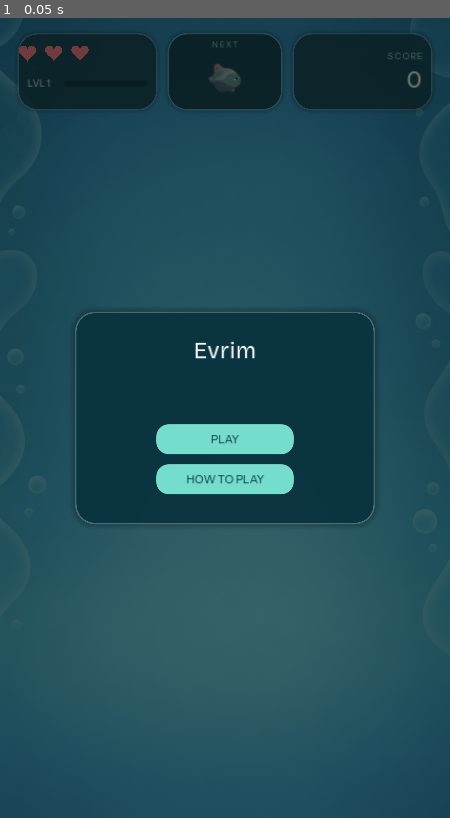
Above: before the commit, frame 1.
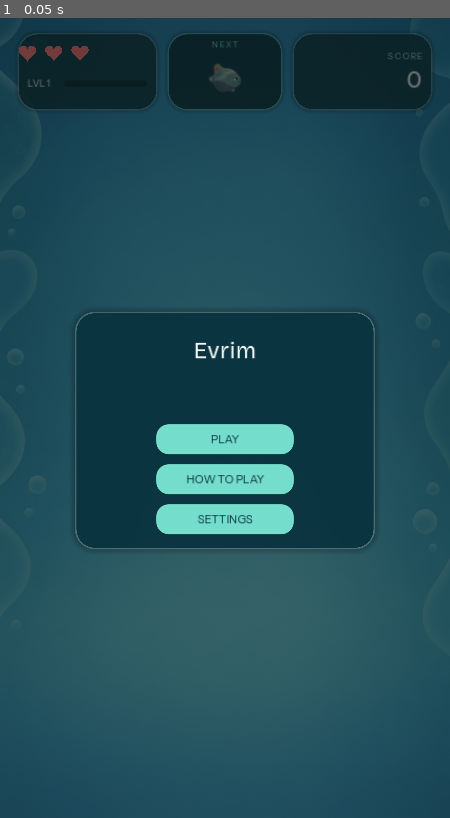
Above: after the commit, the same moment.

Repository: Trend25/Evolution_Game
Game: Godot game, scene res://scenes/Main.tscn
Same seed, same stepped clock (60 frames per second), same inputs: the game is played once before the commit and once after it.
Inputs:
- Up to frame 1 (0.05 s): no input

The runs differ from the first frame. In frame 1, 2.8% of the frame differs, in the area x 16-84%, y 60-67%.

Commit message:
feat: add sound haptics and persistent settings
Co-Authored-By: Claude Sonnet 5 <noreply@anthropic.com>
Claude-Session: https://claude.ai/code/session_01N9tHsh58i3BaywyNuiTqEg

Diff:
--- a/project.godot
+++ b/project.godot
@@ -15,6 +15,7 @@
 LeaderboardService="*res://scripts/leaderboard_service.gd"
 GameManager="*res://scripts/game_manager.gd"
 GameFlow="*res://scripts/game_flow.gd"
+AudioManager="*res://scripts/audio_manager.gd"
 
 [display]
 
--- a/scenes/Main.tscn
+++ b/scenes/Main.tscn
@@ -21,6 +21,7 @@
 [ext_resource type="PackedScene" path="res://scenes/StartScreen.tscn" id="19_startscreen"]
 [ext_resource type="PackedScene" path="res://scenes/PauseScreen.tscn" id="20_pausescreen"]
 [ext_resource type="PackedScene" path="res://scenes/HowToPlayPanel.tscn" id="21_howtoplay"]
+[ext_resource type="PackedScene" path="res://scenes/SettingsPanel.tscn" id="22_settingspanel"]
 
 [sub_resource type="RectangleShape2D" id="RectangleShape2D_wall_left"]
 size = Vector2(20, 1280)
@@ -196,3 +197,6 @@
 
 [node name="HowToPlayPanel" parent="." instance=ExtResource("21_howtoplay")]
 layer = 42
+
+[node name="SettingsPanel" parent="." instance=ExtResource("22_settingspanel")]
+layer = 43
--- a/scenes/PauseScreen.tscn
+++ b/scenes/PauseScreen.tscn
@@ -21,7 +21,7 @@
 offset_left = -240.0
 offset_top = -160.0
 offset_right = 240.0
-offset_bottom = 160.0
+offset_bottom = 200.0
 mouse_filter = 2
 
 [node name="TitleLabel" type="Label" parent="Panel"]
@@ -71,3 +71,15 @@
 offset_bottom = 286.0
 mouse_filter = 2
 text = "RESTART RUN"
+
+[node name="SettingsButton" type="Button" parent="Panel"]
+anchor_left = 0.5
+anchor_top = 0.0
+anchor_right = 0.5
+anchor_bottom = 0.0
+offset_left = -110.0
+offset_top = 302.0
+offset_right = 110.0
+offset_bottom = 350.0
+mouse_filter = 2
+text = "SETTINGS"
--- /dev/null
+++ b/scenes/SettingsPanel.tscn
@@ -0,0 +1,97 @@
+[gd_scene load_steps=2 format=3]
+
+[ext_resource type="Script" path="res://scripts/settings_panel.gd" id="1_settingspanel"]
+
+[node name="SettingsPanel" type="CanvasLayer"]
+script = ExtResource("1_settingspanel")
+
+[node name="Dim" type="ColorRect" parent="."]
+anchor_left = 0.0
+anchor_top = 0.0
+anchor_right = 1.0
+anchor_bottom = 1.0
+color = Color(0, 0, 0, 0.6)
+mouse_filter = 2
+
+[node name="Panel" type="Panel" parent="."]
+anchor_left = 0.5
+anchor_top = 0.5
+anchor_right = 0.5
+anchor_bottom = 0.5
+offset_left = -240.0
+offset_top = -190.0
+offset_right = 240.0
+offset_bottom = 190.0
+mouse_filter = 2
+
+[node name="TitleLabel" type="Label" parent="Panel"]
+anchor_left = 0.0
+anchor_top = 0.0
+anchor_right = 1.0
+anchor_bottom = 0.0
+offset_left = 24.0
+offset_top = 30.0
+offset_right = -24.0
+offset_bottom = 64.0
+horizontal_alignment = 1
+text = "SETTINGS"
+
+[node name="SoundCaption" type="Label" parent="Panel"]
+anchor_left = 0.5
+anchor_top = 0.0
+anchor_right = 0.5
+anchor_bottom = 0.0
+offset_left = -110.0
+offset_top = 90.0
+offset_right = 110.0
+offset_bottom = 114.0
+horizontal_alignment = 1
+text = "SOUND"
+
+[node name="SoundButton" type="Button" parent="Panel"]
+anchor_left = 0.5
+anchor_top = 0.0
+anchor_right = 0.5
+anchor_bottom = 0.0
+offset_left = -70.0
+offset_top = 118.0
+offset_right = 70.0
+offset_bottom = 160.0
+mouse_filter = 2
+text = "ON"
+
+[node name="HapticsCaption" type="Label" parent="Panel"]
+anchor_left = 0.5
+anchor_top = 0.0
+anchor_right = 0.5
+anchor_bottom = 0.0
+offset_left = -110.0
+offset_top = 184.0
+offset_right = 110.0
+offset_bottom = 208.0
+horizontal_alignment = 1
+text = "HAPTICS"
+
+[node name="HapticsButton" type="Button" parent="Panel"]
+anchor_left = 0.5
+anchor_top = 0.0
+anchor_right = 0.5
+anchor_bottom = 0.0
+offset_left = -70.0
+offset_top = 212.0
+offset_right = 70.0
+offset_bottom = 254.0
+mouse_filter = 2
+text = "ON"
+
+[node name="BackButton" type="Button" parent="Panel"]
+anchor_left = 0.5
+anchor_top = 0.0
+anchor_right = 0.5
+anchor_bottom = 0.0
+offset_left = -90.0
+offset_top = 270.0
+offset_right = 90.0
+offset_bottom = 318.0
+mouse_filter = 2
+text = "BACK"
--- a/scenes/StartScreen.tscn
+++ b/scenes/StartScreen.tscn
@@ -21,7 +21,7 @@
 offset_left = -240.0
 offset_top = -170.0
 offset_right = 240.0
-offset_bottom = 170.0
+offset_bottom = 210.0
 mouse_filter = 2
 
 [node name="TitleLabel" type="Label" parent="Panel"]
@@ -59,3 +59,15 @@
 offset_bottom = 292.0
 mouse_filter = 2
 text = "HOW TO PLAY"
+
+[node name="SettingsButton" type="Button" parent="Panel"]
+anchor_left = 0.5
+anchor_top = 0.0
+anchor_right = 0.5
+anchor_bottom = 0.0
+offset_left = -110.0
+offset_top = 308.0
+offset_right = 110.0
+offset_bottom = 356.0
+mouse_filter = 2
+text = "SETTINGS"
--- /dev/null
+++ b/scripts/audio_manager.gd
@@ -0,0 +1,227 @@
+extends Node
+## AudioManager -- feat: add sound haptics and persistent settings. Autoload.
+## Oyuna sakin, tatmin edici ses/titreşim geri bildirimi ekleyen TEK merkezi
+## kaynak. %60 Soft Indie + %30 Cozy Oddball + %10 Graphic Arcade -- çocuksu,
+## aşırı parlak, casino benzeri veya rahatsız edici ses YOK. Skor/XP
+## ekonomisi, merge sonucu, chain süresi, spawn/cooldown/bonus ihtimali,
+## collision/physics, organism görselleri, HUD/NEXT ölçüleri, background
+## HİÇBİR şekilde değiştirilmez -- bu script yalnızca ZATEN var olan
+## sinyalleri DİNLER, kendi ekonomi/zamanlama kararı ASLA vermez.
+##
+## Ses kaynağı: tüm WAV dosyaları (assets/audio/) bu ortamda Python'un
+## standart `wave` modülüyle yerel olarak, matematiksel sentezle (sinüs
+## dalgaları + üstel zarf) üretildi -- HARİCİ/TELİFLİ hiçbir asset
+## kullanılmadı. Üretim betiği ve lisans/kaynak durumu final raporda
+## açıkça belirtilir.
+##
+## Havuz mimarisi: AYRI bir AudioStreamPlayer havuzu (round-robin) kullanılır
+## ki hızlı art arda merge'lerde sesler birbirini KESMESİN (her çalma yeni/
+## boş bir player'a gider, önceki hâlâ çalıyor olsa bile kesilmez). Runtime'da
+## AĞIR ses üretimi YAPILMAZ -- tüm WAV'lar önceden, offline üretildi ve
+## yalnızca AudioStreamWAV olarak yüklenip oynatılır.
+
+const SETTINGS_PATH: String = "user://settings.cfg"
+const SFX_POOL_SIZE: int = 8
+
+const MERGE_PITCH_BASE: float = 1.0
+const MERGE_PITCH_PER_STAGE: float = 0.025
+const MERGE_PITCH_MAX: float = 1.25
+const CHAIN_PITCH_BASE: float = 1.0
+const CHAIN_PITCH_PER_STEP: float = 0.06
+const CHAIN_PITCH_MAX: float = 1.3
+
+const HAPTIC_DROP_MS: int = 11
+const HAPTIC_MERGE_MS: int = 20
+const HAPTIC_BONUS_MS: int = 30
+const HAPTIC_LEVEL_UP_MS: int = 32
+const HAPTIC_GAME_OVER_MS: int = 45
+
+## QA amaçlı sayaç/signal -- SADECE test/doğrulama için. Hiçbir üretim
+## davranışını (hangi sesin çalacağını, ne zaman çalacağını) ETKİLEMEZ;
+## yalnızca zaten gerçekleşen play/haptic çağrılarını DIŞARI bildirir.
+## sound_enabled=false iken _play() erken çıktığından bu sinyal hiç
+## yayınlanmaz -- "Sound OFF sonrası hiçbir ses yok" QA kontrolü bunu
+## doğrudan bu sinyalin hiç tetiklenmediğini gözlemleyerek yapabilir.
+signal qa_sound_played(event_name: String)
+signal qa_haptic_triggered(event_name: String, duration_ms: int)
+
+var sound_enabled: bool = true
+var haptics_enabled: bool = true
+
+var _sfx_pool: Array[AudioStreamPlayer] = []
+var _pool_index: int = 0
+var _streams: Dictionary = {}
+
+func _ready() -> void:
+	process_mode = Node.PROCESS_MODE_ALWAYS  # Pause ekranındaki UI sesleri de çalışabilsin
+	_load_streams()
+	_build_pool()
+	_load_settings()
+	GameManager.organism_merged.connect(_on_organism_merged)
+	GameManager.level_up.connect(_on_level_up)
+	GameManager.game_over_ready.connect(_on_game_over_ready)
+	GameManager.run_reset.connect(_on_run_reset)
+	GameFlow.pause_state_changed.connect(_on_pause_state_changed)
+
+func _load_streams() -> void:
+	var names: Array[String] = [
+		"ui_tick", "drop", "merge", "bonus_shimmer", "fish_complete",
+		"chain", "level_up", "game_over", "start_retry", "pause", "resume",
+	]
+	for n in names:
+		var path: String = "res://assets/audio/%s.wav" % n
+		if ResourceLoader.exists(path):
+			_streams[n] = load(path)
+
+func _build_pool() -> void:
+	for i in range(SFX_POOL_SIZE):
+		var player := AudioStreamPlayer.new()
+		player.process_mode = Node.PROCESS_MODE_ALWAYS
+		player.bus = "Master"
+		add_child(player)
+		_sfx_pool.append(player)
+
+# -----------------------------------------------------------------------
+# Ayarlar kalıcılığı (user://settings.cfg) -- Varsayılan: Sound ON, Haptics ON
+# -----------------------------------------------------------------------
+
+func _load_settings() -> void:
+	var cfg := ConfigFile.new()
+	var err: int = cfg.load(SETTINGS_PATH)
+	if err == OK:
+		sound_enabled = bool(cfg.get_value("audio", "sound_enabled", true))
+		haptics_enabled = bool(cfg.get_value("audio", "haptics_enabled", true))
+	else:
+		sound_enabled = true
+		haptics_enabled = true
+
+func _save_settings() -> void:
+	var cfg := ConfigFile.new()
+	cfg.set_value("audio", "sound_enabled", sound_enabled)
+	cfg.set_value("audio", "haptics_enabled", haptics_enabled)
+	cfg.save(SETTINGS_PATH)
+
+## Settings panelinden çağrılır -- Sound OFF TÜM oyun/UI seslerini susturur.
+func set_sound_enabled(value: bool) -> void:
+	sound_enabled = value
+	_save_settings()
+
+## Settings panelinden çağrılır -- Haptics OFF TÜM titreşimleri durdurur.
+func set_haptics_enabled(value: bool) -> void:
+	haptics_enabled = value
+	_save_settings()
+
+# -----------------------------------------------------------------------
+# Merkezi çalma yardımcıları
+# -----------------------------------------------------------------------
+
+## Havuzdaki bir sonraki (round-robin) player'ı kullanır -- hızlı art arda
+## çağrılarda önceki ses ASLA kesilmez, her çağrı kendi player'ında çalar.
+func _play(event_name: String, pitch: float = 1.0) -> void:
+	if not sound_enabled:
+		return
+	var stream: AudioStream = _streams.get(event_name)
+	if stream == null:
+		return
+	var player: AudioStreamPlayer = _sfx_pool[_pool_index]
+	_pool_index = (_pool_index + 1) % _sfx_pool.size()
+	player.stream = stream
+	player.pitch_scale = pitch
+	player.play()
+	qa_sound_played.emit(event_name)
+
+## Game Over / Retry sırasında aktif kalmış olabilecek herhangi bir SFX'i
+## durdurur -- tüm seslerimiz zaten kısa tek-atımlık (one-shot) olduğundan
+## normalde gereksizdir, ama bu iki geçiş noktasında ek güvence olarak eklendi.
+func _stop_all_players() -> void:
+	for p in _sfx_pool:
+		if p.playing:
+			p.stop()
+
+func _haptic(event_name: String, duration_ms: int) -> void:
+	if not haptics_enabled:
+		return
+	Input.vibrate_handheld(duration_ms)  # Godot: desteklenmeyen platformlarda (desktop/web) güvenli no-op
+	qa_haptic_triggered.emit(event_name, duration_ms)
+
+# -----------------------------------------------------------------------
+# Genel navigasyon sesi -- yalnızca "özel" bir sesi olmayan düğmelerde
+# kullanılır (How to Play aç/kapat, Settings aç/kapat, Sound/Haptics toggle).
+# Play/Retry/Resume/Pause/RestartRun gibi düğmeler KENDİ özel seslerini zaten
+# aşağıdaki sinyal bağlantıları üzerinden alır -- "aynı olay için ses
+# yalnızca bir kez çalmalı" kuralı gereği bunlara AYRICA tick eklenmez.
+# -----------------------------------------------------------------------
+func play_ui_tick() -> void:
+	_play("ui_tick")
+
+# -----------------------------------------------------------------------
+# Oyun içi (gameplay) tetikleyiciler -- yalnızca GameFlow.State.PLAYING
+# sırasında çalar: Pause/Start/HowToPlay/Settings/GameOver ekranları
+# açıkken (get_tree().paused=true olduğu durumlarda) fizik zaten
+# ilerlemediğinden bu sinyaller doğal olarak ateşlenmez, ama bu ek kontrol
+# "gameplay sesleri pause sırasında ilerlemez" garantisini açıkça sağlar.
+# -----------------------------------------------------------------------
+
+func play_drop() -> void:
+	if GameFlow.current_state != GameFlow.State.PLAYING:
+		return
+	_play("drop")
+	_haptic("drop", HAPTIC_DROP_MS)
+
+## GameManager.organism_merged(position, merged_stage_id, is_bonus, awarded_score, score_awarded)
+## score_awarded=true  -> gerçek evrim/tier-büyüme merge'i (normal veya bonus)
+## score_awarded=false -> YALNIZCA Balık parça tamamlanması (bkz. organism.gd
+##                         _perform_fish_part_merge) -- merge sesi DEĞİL, ayrı
+##                         bir "fish complete" sesi çalar.
+func _on_organism_merged(_position: Vector2, merged_stage_id: int, is_bonus: bool, _awarded_score: int, score_awarded: bool) -> void:
+	if GameFlow.current_state != GameFlow.State.PLAYING:
+		return
+	if not score_awarded:
+		_play("fish_complete")
+		_haptic("fish_complete", HAPTIC_MERGE_MS)
+		return
+	var pitch: float = clamp(MERGE_PITCH_BASE + float(merged_stage_id) * MERGE_PITCH_PER_STAGE, MERGE_PITCH_BASE, MERGE_PITCH_MAX)
+	_play("merge", pitch)
+	if is_bonus:
+		_play("bonus_shimmer")
+	_haptic("merge", HAPTIC_BONUS_MS if is_bonus else HAPTIC_MERGE_MS)
+
+## chain_toast.gd, kendi zaten hesapladığı chain sayacı count>=2 olup toast'ı
+## gösterdiği ANDA bunu çağırır (bkz. o dosyadaki _show_chain). Chain
+## sayısının/zamanlama penceresinin hesaplanmasına bu fonksiyon HİÇ karışmaz,
+## yalnızca zaten alınmış kararı sese çevirir.
+func play_chain(count: int) -> void:
+	if GameFlow.current_state != GameFlow.State.PLAYING:
+		return
+	var pitch: float = clamp(CHAIN_PITCH_BASE + float(count - 2) * CHAIN_PITCH_PER_STEP, CHAIN_PITCH_BASE, CHAIN_PITCH_MAX)
+	_play("chain", pitch)
+
+func _on_level_up(_new_level: int, _unlocked_reward_id: String) -> void:
+	_play("level_up")
+	_haptic("level_up", HAPTIC_LEVEL_UP_MS)
+
+## GameManager.game_over_ready(final_stats) -- run_reset ile AYNI anda asla
+## tetiklenmez (bkz. game_manager.gd), bu yüzden burada da stop_all sonrası
+## tek bir çağrı yeterlidir.
+func _on_game_over_ready(_final_stats: Dictionary) -> void:
+	_stop_all_players()
+	_play("game_over")
+	_haptic("game_over", HAPTIC_GAME_OVER_MS)
+
+## GameManager.run_reset -- hem Start ekranının PLAY'i hem Pause'un
+## RESTART RUN'ı hem Game Over'ın "Play again"i BURAYA, TEK bir merkezi
+## reset_run() çağrısı üzerinden ulaşır (bkz. game_flow.gd yorumu) --
+## "Play/Retry" için ayrı ayrı üç kopya tetikleyici EKLENMEDİ.
+func _on_run_reset() -> void:
+	_stop_all_players()
+	_play("start_retry")
+
+## Yalnızca GameFlow'un MENÜ amaçlı (Start/Pause) duraklatmasında yayınlanır
+## -- Game Over'ın kendi duraklatması bunu tetiklemez (zaten kendi
+## game_over/game_over_ready sesine sahip). Bu, "Pause/Resume: çok hafif
+## geri bildirim" maddesinin TEK ve doğru tetikleme noktasıdır.
+func _on_pause_state_changed(is_paused: bool) -> void:
+	if is_paused:
+		_play("pause")
+	else:
+		_play("resume")
--- a/scripts/chain_toast.gd
+++ b/scripts/chain_toast.gd
@@ -96,6 +96,7 @@
 		_pause_started_ms = -1
 
 func _show_chain(count: int) -> void:
+	AudioManager.play_chain(count)  # feat: add sound haptics -- SADECE ses; chain sayısı/penceresi hesabına dokunmaz, zaten alınmış karar sese çevrilir
 	if _active_tween != null and _active_tween.is_valid():
 		_active_tween.kill()
 	_label.text = "CHAIN ×%d" % count
--- a/scripts/game_flow.gd
+++ b/scripts/game_flow.gd
@@ -17,7 +17,7 @@
 ## GameManager.reset_run() fonksiyonunu çağırır -- reset/skor/XP mantığı
 ## KOPYALANMAZ, ikisi de run_reset sinyaliyle buraya PLAYING durumuna geçer.
 
-enum State { START, PLAYING, PAUSED, HOW_TO_PLAY, GAME_OVER }
+enum State { START, PLAYING, PAUSED, HOW_TO_PLAY, GAME_OVER, SETTINGS }
 
 signal state_changed(new_state: int)
 ## Yalnızca BU script'in menü amaçlı (Start/Pause) duraklatma geçişlerinde
@@ -29,6 +29,7 @@
 
 var current_state: int = State.START
 var _how_to_play_return_state: int = State.START
+var _settings_return_state: int = State.START  # feat: add sound haptics and persistent settings -- How to Play'deki _how_to_play_return_state ile AYNI desen
 
 func _ready() -> void:
 	process_mode = Node.PROCESS_MODE_ALWAYS  # Pause/Start sırasında da Android Back/Escape işlensin
@@ -55,6 +56,8 @@
 	match current_state:
 		State.HOW_TO_PLAY:
 			close_how_to_play()
+		State.SETTINGS:
+			close_settings()  # feat: add sound haptics and persistent settings -- How to Play ile AYNI öncelik katmanı: açık panel varsa önce o kapanır
 		State.PAUSED:
 			resume()
 		State.PLAYING:
@@ -113,6 +116,22 @@
 		return
 	_set_state(_how_to_play_return_state)
 
+## Settings -- yalnızca Start veya Pause'dan açılabilir; kapanınca geldiği
+## ekrana (Start ya da Pause) döner. open_how_to_play()/close_how_to_play()
+## ile BİREBİR AYNI desen -- arka planda oyunu YENİDEN BAŞLATMAZ (reset_run()
+## burada da ASLA çağrılmaz). Oynanış/skor/XP/spawn/bonus/collision/physics
+## EKONOMİSİNE dokunmaz, yalnızca akış durumunu değiştirir.
+func open_settings() -> void:
+	if current_state != State.START and current_state != State.PAUSED:
+		return
+	_settings_return_state = current_state
+	_set_state(State.SETTINGS)
+
+func close_settings() -> void:
+	if current_state != State.SETTINGS:
+		return
+	_set_state(_settings_return_state)
+
 ## GameManager.run_reset (0 argümanlı) -- hem Pause'un "Restart Run" hem de
 ## Game Over'ın "Play again" düğmesi buraya reset_run() üzerinden ulaşır.
 ## reset_run() get_tree().paused'ı ZATEN false yapar; burada yalnızca akış
--- a/scripts/how_to_play_panel.gd
+++ b/scripts/how_to_play_panel.gd
@@ -20,6 +20,7 @@
 	visible = false
 	_apply_style()
 	_close_button.pressed.connect(_on_close_pressed)
+	_close_button.pressed.connect(AudioManager.play_ui_tick)  # feat: add sound haptics -- genel navigasyon tıkı
 	GameFlow.state_changed.connect(_on_state_changed)
 
 func _on_state_changed(new_state: int) -> void:
--- a/scripts/pause_screen.gd
+++ b/scripts/pause_screen.gd
@@ -12,6 +12,7 @@
 @onready var _resume_button: Button = $Panel/ResumeButton
 @onready var _how_to_play_button: Button = $Panel/HowToPlayButton
 @onready var _restart_button: Button = $Panel/RestartButton
+@onready var _settings_button: Button = $Panel/SettingsButton
 
 func _ready() -> void:
 	process_mode = Node.PROCESS_MODE_ALWAYS  # get_tree().paused = true iken de düğmeler çalışsın
@@ -19,7 +20,10 @@
 	_apply_style()
 	_resume_button.pressed.connect(_on_resume_pressed)
 	_how_to_play_button.pressed.connect(_on_how_to_play_pressed)
+	_how_to_play_button.pressed.connect(AudioManager.play_ui_tick)  # feat: add sound haptics -- genel navigasyon tıkı (Resume/Restart Run'ın kendi özel sesleri var, burada TEKRAR eklenmez)
 	_restart_button.pressed.connect(_on_restart_pressed)
+	_settings_button.pressed.connect(_on_settings_pressed)
+	_settings_button.pressed.connect(AudioManager.play_ui_tick)
 	GameFlow.state_changed.connect(_on_state_changed)
 
 func _on_state_changed(new_state: int) -> void:
@@ -34,6 +38,9 @@
 func _on_restart_pressed() -> void:
 	GameFlow.restart_run()
 
+func _on_settings_pressed() -> void:
+	GameFlow.open_settings()
+
 func _apply_style() -> void:
 	$Panel.add_theme_stylebox_override("panel", HUDTheme.make_summary_panel_stylebox())
 	HUDTheme.style_label(_title_label, HUDTheme.make_spaced_variation(HUDTheme.FONT_UI, 3), 22, HUDTheme.TEXT_PRIMARY)
@@ -41,6 +48,7 @@
 	_style_button(_resume_button, "RESUME")
 	_style_button(_how_to_play_button, "HOW TO PLAY")
 	_style_button(_restart_button, "RESTART RUN")
+	_style_button(_settings_button, "SETTINGS")
 
 func _style_button(button: Button, label_text: String) -> void:
 	button.text = label_text
--- /dev/null
+++ b/scripts/settings_panel.gd
@@ -0,0 +1,72 @@
+extends CanvasLayer
+class_name SettingsPanel
+## SettingsPanel -- feat: add sound haptics and persistent settings. Start ve
+## Pause akışından açılabilen küçük bir ayar paneli: SOUND ON/OFF, HAPTICS
+## ON/OFF, BACK. GameFlow.State.SETTINGS iken görünür; kapanınca açıldığı
+## ekrana (Start ya da Pause) döner -- HowToPlayPanel'in kapanış deseniyle
+## BİREBİR aynı (bkz. game_flow.gd open_settings/close_settings). Oyun
+## mantığına DOKUNMAZ -- yalnızca AudioManager.sound_enabled/haptics_enabled
+## bayraklarını okur/değiştirir. Mevcut HUD panel ölçülerine dokunmaz.
+
+@onready var _title_label: Label = $Panel/TitleLabel
+@onready var _sound_caption: Label = $Panel/SoundCaption
+@onready var _sound_button: Button = $Panel/SoundButton
+@onready var _haptics_caption: Label = $Panel/HapticsCaption
+@onready var _haptics_button: Button = $Panel/HapticsButton
+@onready var _back_button: Button = $Panel/BackButton
+
+func _ready() -> void:
+	process_mode = Node.PROCESS_MODE_ALWAYS  # Start/Pause'dan açıldığında dünya duraklı olsa da çalışsın
+	visible = false
+	_apply_style()
+	_sound_button.pressed.connect(_on_sound_pressed)
+	_haptics_button.pressed.connect(_on_haptics_pressed)
+	_back_button.pressed.connect(_on_back_pressed)
+	GameFlow.state_changed.connect(_on_state_changed)
+
+func _on_state_changed(new_state: int) -> void:
+	visible = new_state == GameFlow.State.SETTINGS
+	if visible:
+		_refresh_labels()
+
+func _refresh_labels() -> void:
+	_sound_button.text = "ON" if AudioManager.sound_enabled else "OFF"
+	_haptics_button.text = "ON" if AudioManager.haptics_enabled else "OFF"
+
+func _on_sound_pressed() -> void:
+	AudioManager.set_sound_enabled(not AudioManager.sound_enabled)
+	AudioManager.play_ui_tick()
+	_refresh_labels()
+
+func _on_haptics_pressed() -> void:
+	AudioManager.set_haptics_enabled(not AudioManager.haptics_enabled)
+	AudioManager.play_ui_tick()
+	_refresh_labels()
+
+func _on_back_pressed() -> void:
+	AudioManager.play_ui_tick()
+	GameFlow.close_settings()
+
+func _apply_style() -> void:
+	$Panel.add_theme_stylebox_override("panel", HUDTheme.make_summary_panel_stylebox())
+	HUDTheme.style_label(_title_label, HUDTheme.make_spaced_variation(HUDTheme.FONT_UI, 3), 20, HUDTheme.MINT_ACCENT)
+	_title_label.text = "SETTINGS"
+	HUDTheme.style_label(_sound_caption, HUDTheme.FONT_UI, 16, HUDTheme.TEXT_PRIMARY)
+	_sound_caption.text = "SOUND"
+	HUDTheme.style_label(_haptics_caption, HUDTheme.FONT_UI, 16, HUDTheme.TEXT_PRIMARY)
+	_haptics_caption.text = "HAPTICS"
+	_style_button(_sound_button)
+	_style_button(_haptics_button)
+	_style_button(_back_button)
+	_back_button.text = "BACK"
+
+func _style_button(button: Button) -> void:
+	button.add_theme_stylebox_override("normal", HUDTheme.make_button_stylebox(false))
+	button.add_theme_stylebox_override("hover", HUDTheme.make_button_stylebox(false))
+	button.add_theme_stylebox_override("pressed", HUDTheme.make_button_stylebox(true))
+	button.add_theme_stylebox_override("focus", HUDTheme.make_button_stylebox(false))
+	button.add_theme_color_override("font_color", HUDTheme.BUTTON_TEXT_DARK)
+	button.add_theme_color_override("font_hover_color", HUDTheme.BUTTON_TEXT_DARK)
+	button.add_theme_color_override("font_pressed_color", HUDTheme.BUTTON_TEXT_DARK)
+	button.add_theme_font_override("font", HUDTheme.FONT_UI)
+	button.add_theme_font_size_override("font_size", 18)
--- a/scripts/spawner.gd
+++ b/scripts/spawner.gd
@@ -106,6 +106,7 @@
 	# için; collision/spawn/cooldown/bonus mantığına dokunmaz, zaten hesaplanmış
 	# is_bonus'u dışarı taşır.
 	organism_dropped.emit(dropped.global_position, dropped.is_bonus)
+	AudioManager.play_drop()  # feat: add sound haptics -- SADECE ses/haptic; drop/cooldown/spawn/bonus mantığına dokunmaz
 	_cooldown_remaining = DROP_COOLDOWN_SECONDS
 	_prepare_next_organism()
 
--- a/scripts/start_screen.gd
+++ b/scripts/start_screen.gd
@@ -13,6 +13,7 @@
 @onready var _title_label: Label = $Panel/TitleLabel
 @onready var _play_button: Button = $Panel/PlayButton
 @onready var _how_to_play_button: Button = $Panel/HowToPlayButton
+@onready var _settings_button: Button = $Panel/SettingsButton
 
 func _ready() -> void:
 	process_mode = Node.PROCESS_MODE_ALWAYS  # Dünya duraklıyken de bu ekranın düğmeleri çalışsın
@@ -20,6 +21,9 @@
 	_apply_style()
 	_play_button.pressed.connect(_on_play_pressed)
 	_how_to_play_button.pressed.connect(_on_how_to_play_pressed)
+	_how_to_play_button.pressed.connect(AudioManager.play_ui_tick)  # feat: add sound haptics -- genel navigasyon tıkı (PLAY'in kendi start_retry sesi var, burada TEKRAR eklenmez)
+	_settings_button.pressed.connect(_on_settings_pressed)
+	_settings_button.pressed.connect(AudioManager.play_ui_tick)
 	GameFlow.state_changed.connect(_on_state_changed)
 	visible = GameFlow.current_state == GameFlow.State.START
 
@@ -32,6 +36,9 @@
 func _on_how_to_play_pressed() -> void:
 	GameFlow.open_how_to_play()
 
+func _on_settings_pressed() -> void:
+	GameFlow.open_settings()
+
 ## Görsel stil -- GameOverScreen._apply_style() ile AYNI merkezi HUDTheme
 ## kaynağından, aynı desenle (soft indie / cozy oddball, büyük çocuk oyunu
 ## butonları veya parlak renkler yok, maskot yok).
@@ -40,6 +47,7 @@
 	HUDTheme.style_label(_title_label, HUDTheme.make_spaced_variation(HUDTheme.FONT_NUMBER, 1), 36, HUDTheme.TEXT_PRIMARY)
 	_style_button(_play_button, "PLAY")
 	_style_button(_how_to_play_button, "HOW TO PLAY")
+	_style_button(_settings_button, "SETTINGS")
 
 func _style_button(button: Button, label_text: String) -> void:
 	button.text = label_text
Not shown: 1 places in scenes/Main.tscn that only renumber resources
Not shown, added: assets/audio/bonus_shimmer.wav
Not shown, added: assets/audio/chain.wav
Not shown, added: assets/audio/drop.wav
Not shown, added: assets/audio/fish_complete.wav
Not shown, added: assets/audio/game_over.wav
Not shown, added: assets/audio/level_up.wav
Not shown, added: assets/audio/merge.wav
Not shown, added: assets/audio/pause.wav
Not shown, added: assets/audio/resume.wav
Not shown, added: assets/audio/start_retry.wav
Not shown, added: assets/audio/ui_tick.wav
